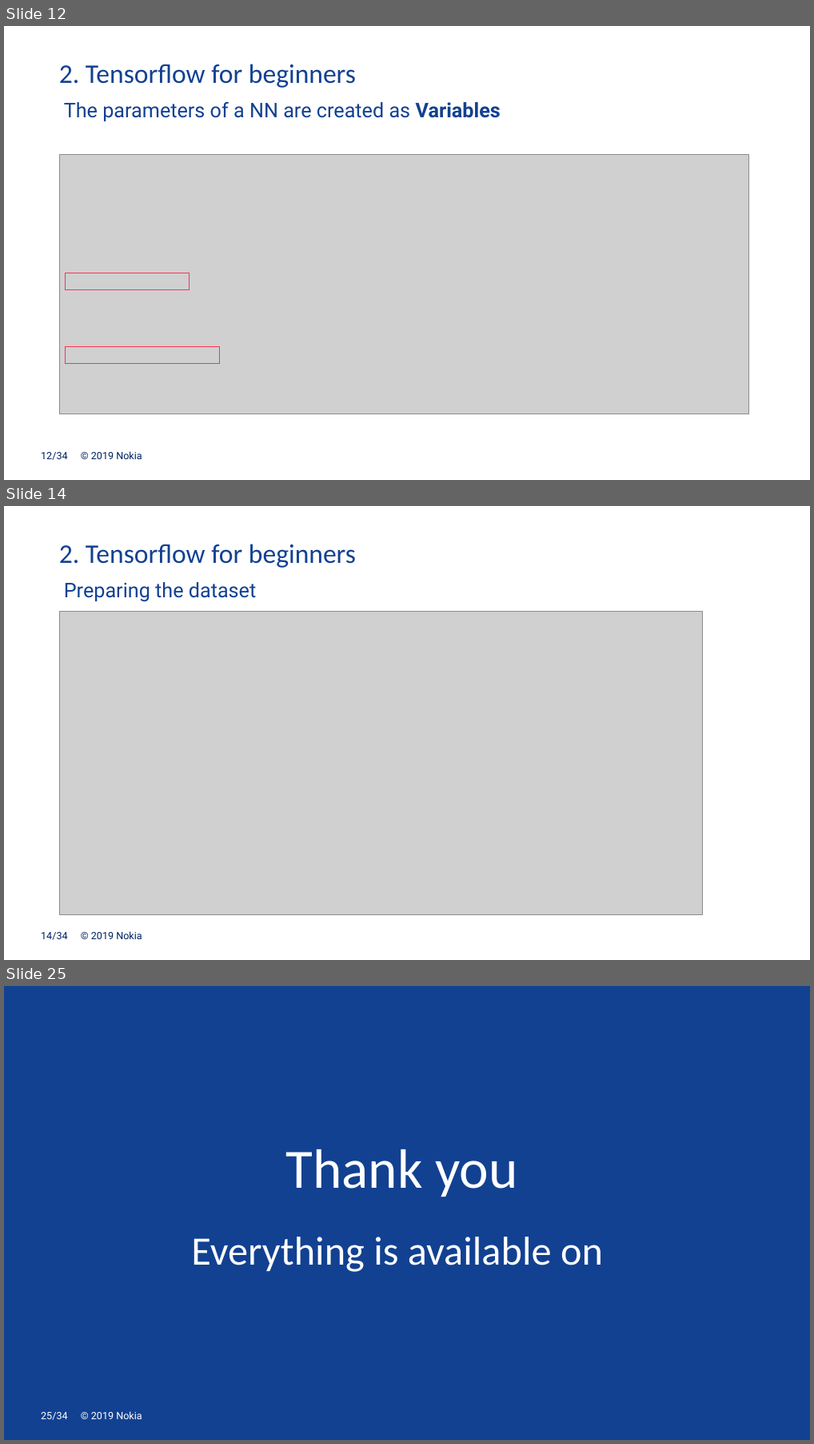
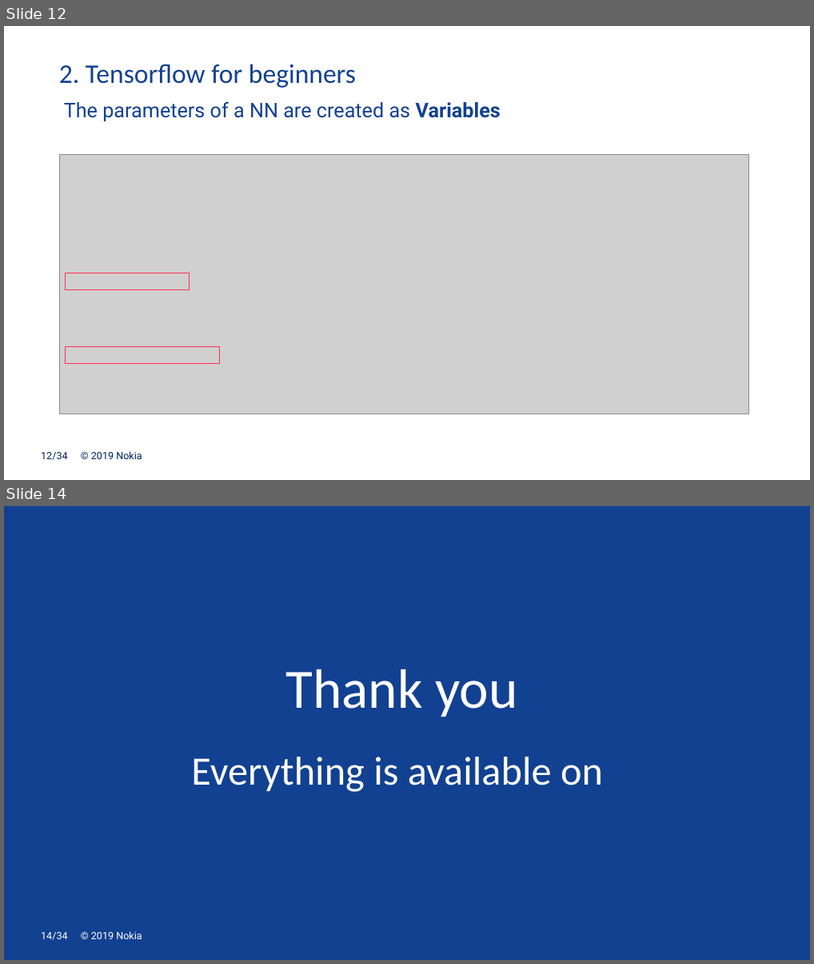
Before and after one commit to mgoutay/ml_course, a slide deck: DL_course_1.pptx. Shown one above the other, each under a label of ours: slides 12, 14 and 25 before the commit, slides 12 and 14 after it; the slides between them are not shown. The pictures are 814x1444 and 814x964 pixels, drawn with LibreOffice and Linux fonts; fonts in the diff are those of the drawing; grey boxes stand for pictures; background and template pictures are left out. Boxes give left, top, right and bottom in pixels: in the first picture for what was removed or moved away, otherwise in the second. Text is boxed around its words. In the diff, an @@ line names an element or a change of style, - is before the commit and + after.

```diff
--- a/DL_course_1.pptx
+++ b/DL_course_1.pptx
@@ slide 14 removed at [4,506,810,960], background #FFFFFF; not listed: 2 template elements that a slide beside it also shows @@
@@ text removed at [59,544,356,568] @@
-2. Tensorflow for beginners
@@ text removed at [64,582,256,602] @@
-Preparing the dataset
@@ picture removed at [59,612,702,914] @@
@@ what was slide 25 is now slide 14 @@
@@ page number at [41,932,67,940]: text changed @@
-25/34
+14/34
```
Also in this commit, not shown: 1 slide changed, 10 other slides removed, 1 other file.
